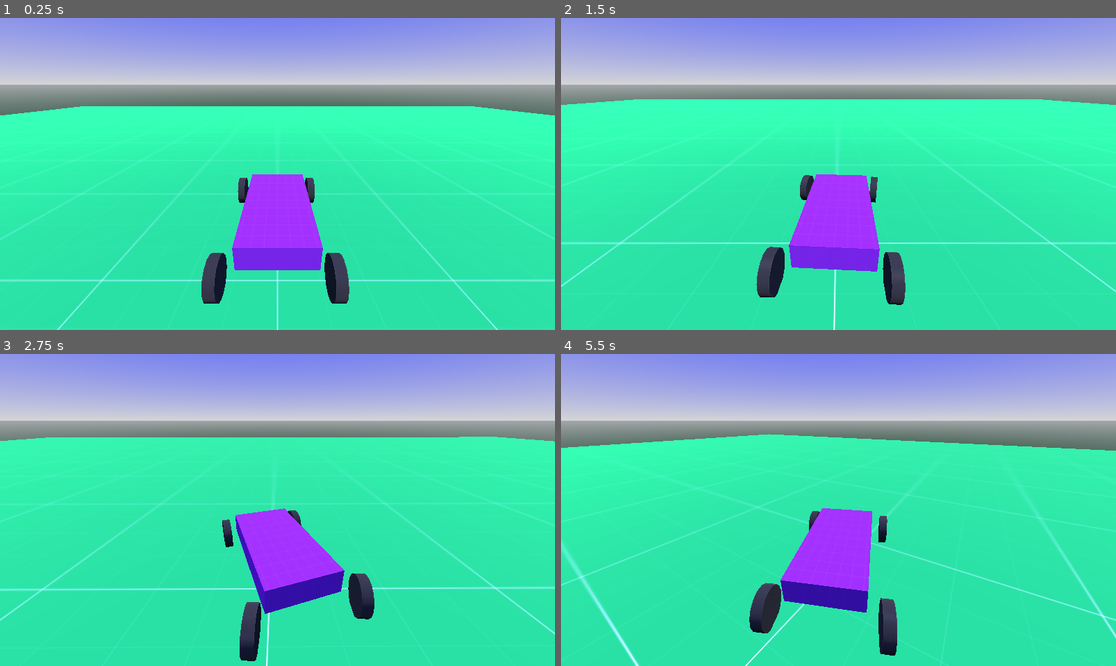
Above: before the commit, frames 1-4 (two rows, left to right).
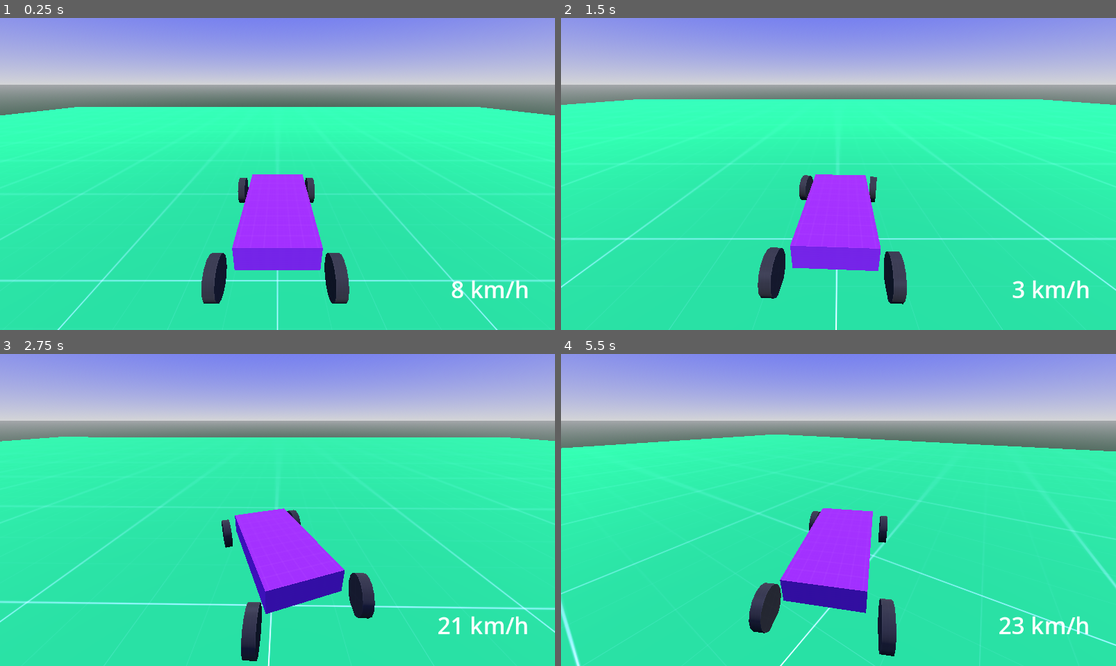
Above: after the commit, the same moments.

Repository: Yngwarr/tofu-delivery-game
Game: Godot game, scene res://scenes/Game.tscn
Same seed, same stepped clock (60 frames per second), same inputs: the game is played once before the commit and once after it.
Inputs:
- Up to frame 1 (0.25 s): no input
- Up to frame 2 (1.5 s): hold D (steer_right) 0.53-1.28 s; tap W (throttle) at 0.6, 1.35 s; hold S (brake) from 1.28 s (still down)
- Up to frame 3 (2.75 s): release S (brake) at 2.03 s; hold D (steer_right) from 2.03 s (still down); tap W (throttle) at 2.1 s
- Up to frame 4 (5.5 s): tap W (throttle) every 0.75 s from 2.85 to 5.1 s; release D (steer_right) at 3.53 s; hold A (steer_left) 3.53-5.03 s; hold S (brake) from 5.03 s (still down)

The runs differ from the first frame. In frame 1, 0.7% of the frame differs, in the area x 10-96%, y 28-100%; in frame 2, 1.9%; in frame 3, 2.4%; in frame 4, 2.6%, in the area x 0-100%, y 25-100%.

Commit message:
added speedometer

Diff:
--- a/project.godot
+++ b/project.godot
@@ -37,3 +37,7 @@
 "events": [Object(InputEventKey,"resource_local_to_scene":false,"resource_name":"","device":-1,"window_id":0,"alt_pressed":false,"shift_pressed":false,"ctrl_pressed":false,"meta_pressed":false,"pressed":false,"keycode":0,"physical_keycode":68,"key_label":0,"unicode":100,"echo":false,"script":null)
 ]
 }
+
+[physics]
+
+common/physics_ticks_per_second=120
--- a/scenes/Game.tscn
+++ b/scenes/Game.tscn
@@ -1,7 +1,8 @@
-[gd_scene load_steps=9 format=3 uid="uid://bcd7sg64p0ntd"]
+[gd_scene load_steps=10 format=3 uid="uid://bcd7sg64p0ntd"]
 
 [ext_resource type="PackedScene" uid="uid://cdqld478wjboa" path="res://scenes/Car.tscn" id="1_ee4kg"]
 [ext_resource type="Texture2D" uid="uid://cfq7p7f1451pa" path="res://textures/proto_green.png" id="1_x61ai"]
+[ext_resource type="Script" path="res://src/Speedometer.gd" id="3_euadt"]
 
 [sub_resource type="WorldBoundaryShape3D" id="WorldBoundaryShape3D_b63vk"]
 
@@ -45,3 +46,24 @@
 
 [node name="WorldEnvironment" type="WorldEnvironment" parent="."]
 environment = SubResource("Environment_2sxos")
+
+[node name="HUD" type="CanvasLayer" parent="."]
+
+[node name="Speedometer" type="Label" parent="HUD" node_paths=PackedStringArray("car")]
+anchors_preset = 3
+anchor_left = 1.0
+anchor_top = 1.0
+anchor_right = 1.0
+anchor_bottom = 1.0
+offset_left = -197.0
+offset_top = -99.0
+offset_right = -54.0
+offset_bottom = -51.0
+grow_horizontal = 0
+grow_vertical = 0
+size_flags_horizontal = 8
+size_flags_vertical = 8
+theme_override_font_sizes/font_size = 48
+text = "136 km/h"
+script = ExtResource("3_euadt")
+car = NodePath("../../Car")
--- a/src/Car.gd
+++ b/src/Car.gd
@@ -1,3 +1,4 @@
+class_name Car
 extends VehicleBody3D
 
 @export_range(0, 1, 0.05) var steer_multiplyer := .4
--- /dev/null
+++ b/src/Speedometer.gd
@@ -0,0 +1,8 @@
+extends Label
+
+@export var car: RigidBody3D
+
+func _physics_process(_delta):
+	# converting to km/h
+	var speed = car.get_linear_velocity().length() * 3.6
+	text = "%.f km/h" % speed
